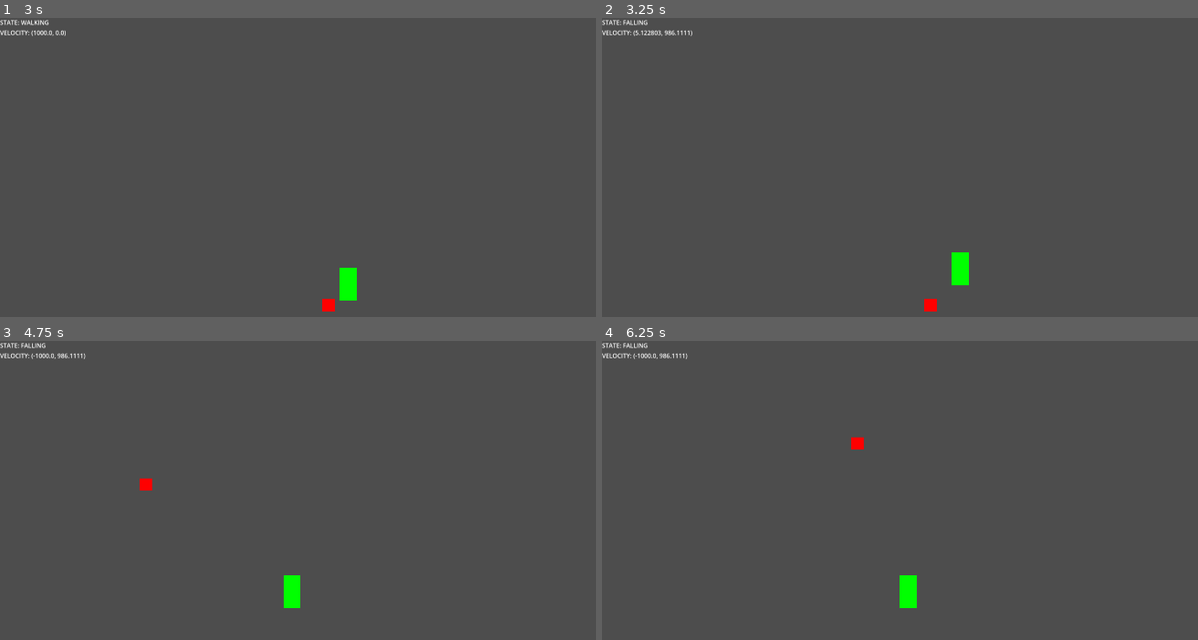
Above: before the commit, frames 1-4 (two rows, left to right).
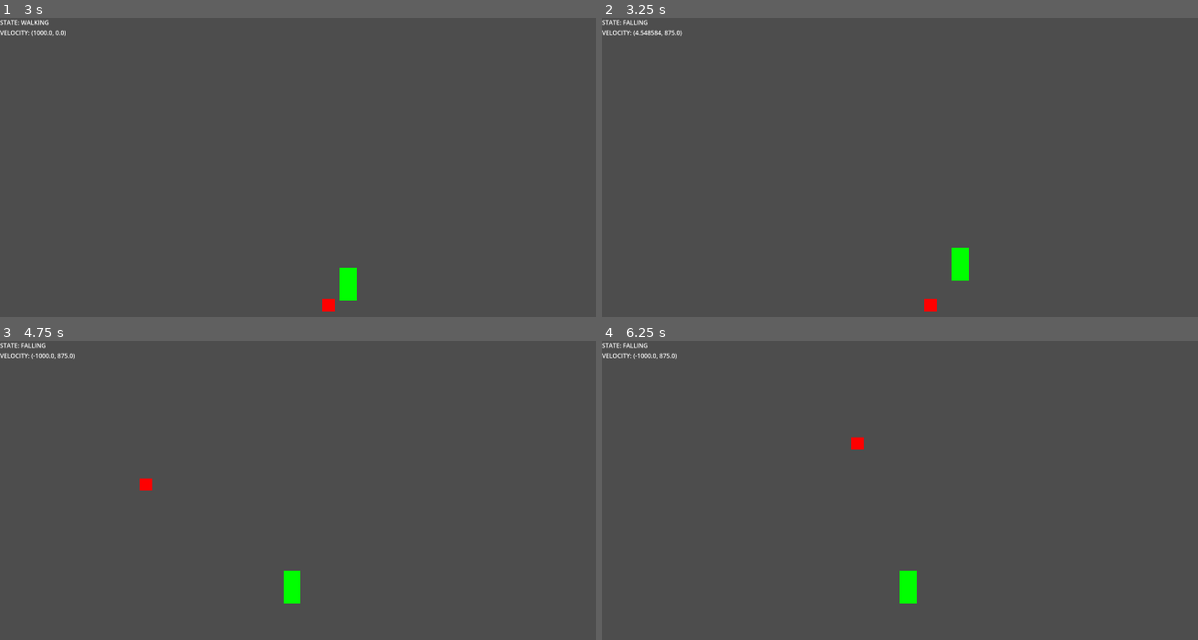
Above: after the commit, the same moments.

Repository: JeriamJito/ProjectWild
Game: Godot game, scene res://stage.tscn
The game is run twice, just before and just after one commit, with the same random seed, the same clock (stepped at 60 frames per second) and the same inputs.
Inputs (mouse positions are in pixels of both pictures, inside the frame that each line leads up to):
- Up to frame 1 (3 s): tap Enter at 0.5 s; move the mouse to (524, 203) at 0.52 s; hold Space (jump) 0.53-1.28 s; hold D (move_right) 0.53-2.03 s; move the mouse to (220, 242) at 1.27 s; click (220, 242) at 1.35 s; tap Space (jump) at 1.52, 1.55, 1.82 s; move the mouse to (441, 131) at 2.02 s; hold A (move_left) 2.03-2.78 s; hold Space (jump) 2.03-2.78 s; move the mouse to (327, 305) at 2.77 s; hold D (move_right) from 2.78 s (still down); click (327, 305) at 2.85 s
- Up to frame 2 (3.25 s): keep holding D (move_right); tap Space (jump) at 3.02, 3.05 s
- Up to frame 3 (4.75 s): tap Space (jump) at 3.32, 4.52, 4.55 s; move the mouse to (584, 607) at 3.52 s; hold Space (jump) 3.53-4.28 s; tap Enter at 4.25 s; move the mouse to (149, 484) at 4.27 s; release D (move_right) at 4.28 s; hold A (move_left) from 4.28 s (still down); click (149, 484) at 4.35 s
- Up to frame 4 (6.25 s): tap Space (jump) at 4.82, 6.02, 6.05 s; move the mouse to (1001, 547) at 5.02 s; release A (move_left) at 5.03 s; hold D (move_right) 5.03-5.78 s; hold Space (jump) 5.03-5.78 s; move the mouse to (858, 442) at 5.77 s; hold A (move_left) from 5.78 s (still down); click (858, 442) at 5.85 s

Frame 1 is identical in both runs. In frame 2, 0.2% of the frame differs, in the area x 5-62%, y 3-90%; in frame 3, 0.1%; in frame 4, 0.1%.

Commit message:
(update) minimum jump threshold

Diff:
--- a/player/player.gd
+++ b/player/player.gd
@@ -12,6 +12,7 @@
 @onready var top_ray_cast: RayCast2D = %TopRayCast
 @onready var coyote_time: Timer = %CoyoteTime
 @onready var climbing_timeout: ClimbingTimer = %ClimbingTimeout
+@onready var jump_timer: Timer = %JumpTimer
 @onready var remote_transform_2d: RemoteTransform2D = %RemoteTransform2D
 
 var state := STATES.IDLE
@@ -43,10 +44,12 @@
 	if Input.is_action_just_pressed("jump"):
 		if state in [STATES.IDLE, STATES.WALKING, STATES.COYOTE]:
 			change_state.emit(STATES.JUMPING)
+			jump_timer.start()
 		elif state in [STATES.SWINGING]:
 			change_state.emit(STATES.JUMPING)
 
-	if Input.is_action_just_released("jump") and state == STATES.JUMPING:
+	if not Input.is_action_pressed("jump") and \
+			state == STATES.JUMPING and jump_timer.is_stopped():
 		velocity.y = 0.0
 
 	if state == STATES.CLIMBING:
--- a/player/player.tscn
+++ b/player/player.tscn
@@ -68,6 +68,11 @@
 one_shot = true
 script = ExtResource("5_qjkh3")
 
+[node name="JumpTimer" type="Timer" parent="."]
+unique_name_in_owner = true
+wait_time = 0.05
+one_shot = true
+
 [node name="RemoteTransform2D" type="RemoteTransform2D" parent="."]
 unique_name_in_owner = true
 
